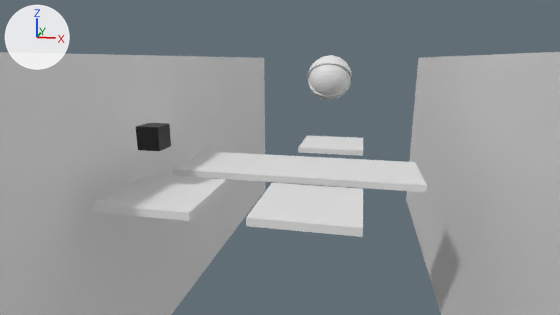
The Blender file scenes/hexapod.blend, before and after one commit.
Both versions are drawn from the file's camera 'Camera'. The lights are fixed; the arrows at upper left show +X, +Y and +Z.

Names of what the first picture shows: 'Cube', 'Eyeball', 'Eyelid_d', 'Eyelid_u', 'Floor_1', 'Floor_1.001', 'Moving_Floor_1', 'Moving_Floor_1.001', 'Wall_left', 'Wall_right'.
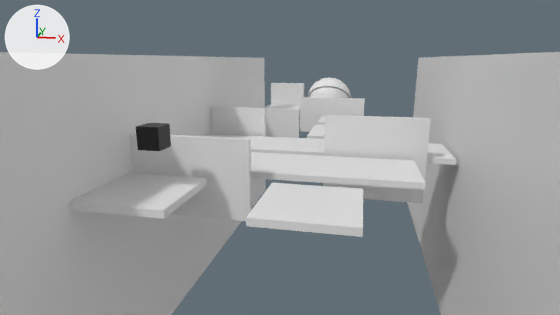
ob_monster is not drawn itself; it is the parent of ob_eyeball, ob_eyelid_d, ob_eyelid_u.

Boxes (x1, y1, x2, y2) around the edits, measured in the pictures (560 x 315 px):
'Floor_1.001', moved: before (172, 151, 427, 192); after (251, 152, 426, 190)
'Wall_1', added: after (130, 133, 252, 221)
'Wall_2', added: after (323, 115, 431, 203)
'Floor_1', moved: before (92, 174, 227, 221); after (69, 173, 207, 219)
'Floor_3', added: after (209, 134, 456, 165)
'Moving_Wall_1', added: after (212, 106, 266, 137)
'Moving_Wall_2', added: after (300, 97, 365, 132)
'Eyeball', moved: before (309, 64, 350, 95); after (309, 87, 349, 98)
'Moving_Floor_1.001', moved: before (298, 136, 363, 156); after (317, 116, 325, 125)
'Wall_3', added: after (266, 108, 300, 138)
'Door', added: after (271, 83, 304, 105)
'Eyelid_u', moved: before (308, 55, 352, 81); after (307, 78, 351, 98)
'Moving_Floor_2', added: after (307, 125, 325, 139)
'Eyelid_d', moved (not visible afterwards): before (308, 77, 352, 100)
'Floor_4', added: after (265, 104, 300, 109)

Patch to the scene script:
```diff
--- a/scenes/hexapod.blend.py
+++ b/scenes/hexapod.blend.py
@@ me_cube_010 @@
+me_cube_010.from_pydata(...)  # a box spanning x -5.93..5.93, y -0.55..0.55, z -4.64..4.64
@@ me_cube_009 @@
+me_cube_009.from_pydata(...)  # a box spanning x -9.7..9.7, y -0.6..0.6, z -18.2..18.2
@@ me_cube_014 @@
+me_cube_014.from_pydata(...)  # a box spanning x -11.0..11.0, y -0.6..0.6, z -6.0..6.0
@@ me_cube_015 @@
+me_cube_015.from_pydata(...)  # a box spanning x -6.8..6.8, y -23.3..23.3, z -0.6..0.6
@@ me_cube_011 @@
+me_cube_011.from_pydata(...)  # a box spanning x -27.5..27.5, y -6.8..6.8, z -0.6..0.6
@@ me_cube_016 @@
+me_cube_016.from_pydata(...)  # a box spanning x -6.84..6.84, y -1.22..1.22, z -4.98..4.98
@@ me_cube_008 @@
+me_cube_008.from_pydata(...)  # a box spanning x -10.2..10.2, y -0.6..0.6, z -6.8..6.8
@@ me_cube_001 @@
+me_cube_001.from_pydata(...)  # a box spanning x -6.8..6.8, y -0.6..0.6, z -13.9..13.9
@@ me_cube_006_1 @@
+me_cube_006_1.from_pydata(...)  # a box spanning x -6.8..6.8, y -8.4..8.4, z -0.6..0.6
@@ ob_eyelid_d @@
 ob_eyelid_d.parent = ob_monster
-ob_eyelid_d.matrix_parent_inverse = Matrix(((1.0, 0.0, 0.0, 0.0), (0.0, 1.0, 0.0, -12.34), (0.0, 0.0, 1.0, -18.92), (0.0, 0.0, 0.0, 1.0)))
+ob_eyelid_d.matrix_parent_inverse = Matrix(((1.0, 0.0, 0.0, 0.0), (0.0, 1.0, 0.0, -101.1), (0.0, 0.0, 1.0, -18.92), (0.0, 0.0, 0.0, 1.0)))
 ob_eyelid_d.location = (0.0, 12.34, 18.92)
@@ ob_monster @@
 ob_monster = bpy.data.objects.new('Monster', None)
-ob_monster.location = (0.0, 101.1, 18.92)
+ob_monster.location = (0.0, 101.1, 10.55)
@@ ob_floor_1 @@
 ob_floor_1 = bpy.data.objects.new('Floor_1', me_cube_003)
-ob_floor_1.location = (-14.2, -4.8, 7.1)
+ob_floor_1.location = (-17.7, -4.8, 7.1)
@@ ob_floor_1_001 @@
 ob_floor_1_001 = bpy.data.objects.new('Floor_1.001', me_cube_007)
-ob_floor_1_001.location = (2.2, 12.4, 7.1)
+ob_floor_1_001.location = (2.2, 13.7, 7.1)
@@ ob_moving_floor_1_001 @@
 ob_moving_floor_1_001 = bpy.data.objects.new('Moving_Floor_1.001', me_cube_006)
-ob_moving_floor_1_001.location = (6.7, 33.5, 7.1)
+ob_moving_floor_1_001.location = (6.7, 68.8, 7.1)
@@ ob_wall_3 @@
+ob_wall_3 = bpy.data.objects.new('Wall_3', me_cube_010)
+ob_wall_3.location = (-11.0, 58.4, 7.1)
@@ ob_wall_2 @@
+ob_wall_2 = bpy.data.objects.new('Wall_2', me_cube_009)
+ob_wall_2.location = (15.6, 22.3, 7.1)
+ob_wall_2.scale = (1.0, 1.0, 0.454)
@@ ob_moving_wall_2 @@
+ob_moving_wall_2 = bpy.data.objects.new('Moving_Wall_2', me_cube_014)
+ob_moving_wall_2.location = (2.8, 81.1, 7.1)
@@ ob_floor_4 @@
+ob_floor_4 = bpy.data.objects.new('Floor_4', me_cube_015)
+ob_floor_4.location = (-17.7, 82.6, 7.1)
@@ ob_floor_3 @@
+ob_floor_3 = bpy.data.objects.new('Floor_3', me_cube_011)
+ob_floor_3.location = (3.4, 30.0, 7.1)
@@ ob_door @@
+ob_door = bpy.data.objects.new('Door', me_cube_016)
+ob_door.location = (-17.7, 106.1, 11.5)
@@ ob_wall_1 @@
+ob_wall_1 = bpy.data.objects.new('Wall_1', me_cube_008)
+ob_wall_1.location = (-14.3, 3.9, 7.1)
@@ ob_moving_wall_1 @@
+ob_moving_wall_1 = bpy.data.objects.new('Moving_Wall_1', me_cube_001)
+ob_moving_wall_1.location = (-17.1, 38.5, 7.1)
+ob_moving_wall_1.scale = (1.0, 1.0, 0.528)
@@ ob_moving_floor_2 @@
+ob_moving_floor_2 = bpy.data.objects.new('Moving_Floor_2', me_cube_006_1)
+ob_moving_floor_2.location = (6.7, 48.6, 7.1)
```
